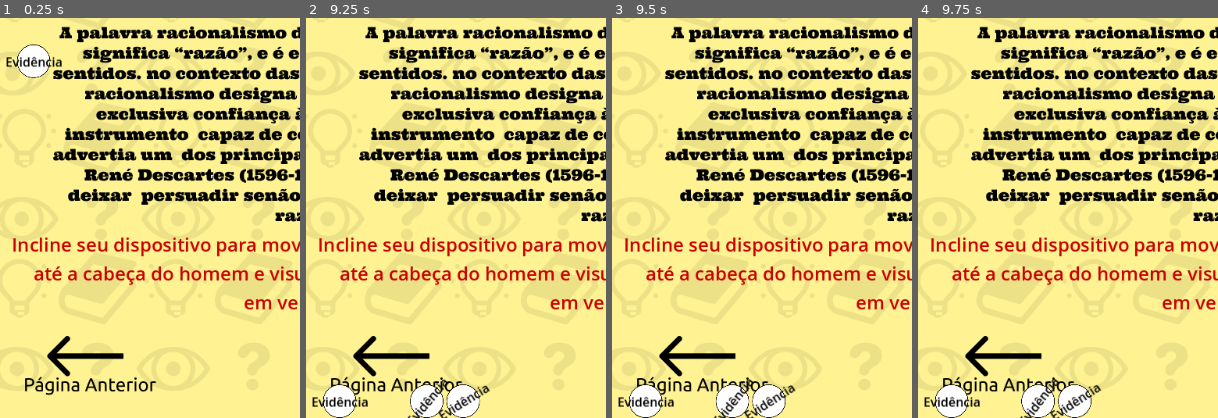
Above: before the commit, frames 1-4 (left to right).
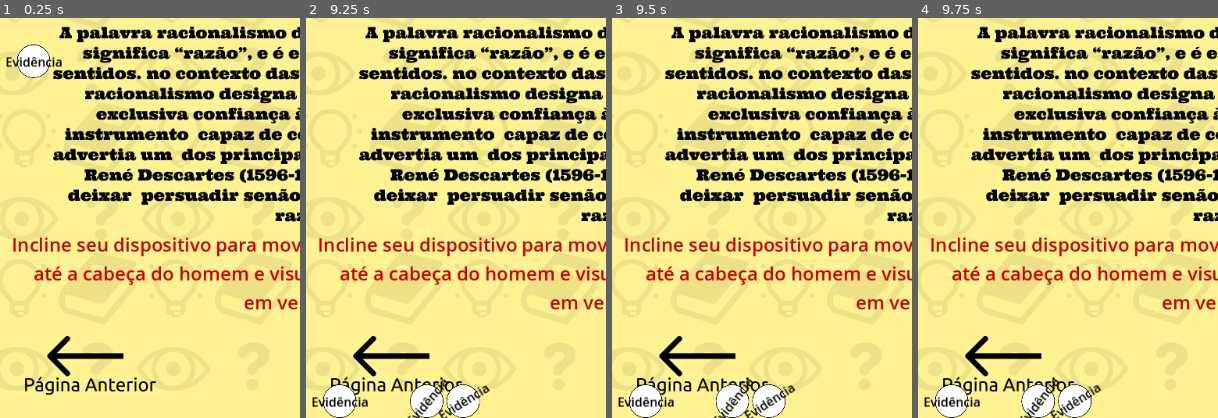
Above: after the commit, the same moments.

Repository: sandrovscarneiro/livro-interativo
Game: Godot game, scene res://cenas/pagina_2.tscn
Two runs of this game, one before a commit and one after it. Both use one fixed random seed, a clock stepped at 60 frames per second and the inputs below. This scene is started directly instead of the project's main scene. Sound files missing from this copy of the repository are replaced by a short silence.
Inputs (mouse positions are % of the whole screen's width and height, from its top left):
- Up to frame 1 (0.25 s): no input
- Up to frame 2 (9.25 s): move the mouse to (72, 45) at 0.52 s; click (72, 45) at 0.67 s; drag from (30, 55) to (50, 28) at 1.27 s; move the mouse to (60, 28) at 2.02 s; click (60, 28) at 2.17 s; drag from (45, 70) to (20, 35) at 2.77 s; move the mouse to (80, 65) at 3.52 s; click (80, 65) at 3.67 s; drag from (20, 35) to (50, 28) at 4.27 s; move the mouse to (55, 50) at 5.02 s; click (55, 50) at 5.17 s; drag from (35, 25) to (30, 55) at 5.77 s; move the mouse to (72, 45) at 6.52 s; click (72, 45) at 6.67 s; drag from (30, 55) to (50, 28) at 7.27 s; move the mouse to (60, 28) at 8.02 s; click (60, 28) at 8.17 s; drag from (45, 70) to (20, 35) at 8.77 s
- Up to frame 3 (9.5 s): no input
- Up to frame 4 (9.75 s): move the mouse to (80, 65) at 9.52 s; click (80, 65) at 9.67 s
The pictures show only the part of the screen within x 0-50%, y 50-100%; the shares and areas given below are measured in that part.

Frames 1-3 are identical in both runs. In frame 4, less than 0.1% of the frame differs, in the area x 34-60%, y 90-100%.

Commit message:
mecânica da repulsão

Diff:
--- a/cenas/pagina_5.tscn
+++ b/cenas/pagina_5.tscn
@@ -26,9 +26,12 @@
 
 [sub_resource type="Curve2D" id="Curve2D_r6j27"]
 _data = {
-"points": PackedVector2Array(0, 0, 0, 0, 764, 341, 0, 0, 0, 0, 733, 341, 0, 0, 0, 0, 642, 412, 0, 0, 0, 0, 425, 412)
+"points": PackedVector2Array(0, 0, 0, 0, 711, 194, 0, 0, 0, 0, 718, 348, 0, 0, 0, 0, 690, 350, 0, 0, 0, 0, 612, 418, 0, 0, 0, 0, 413, 417)
 }
-point_count = 4
+point_count = 5
+
+[sub_resource type="RectangleShape2D" id="RectangleShape2D_5ieun"]
+size = Vector2(600, 500)
 
 [node name="Pagina5" type="Node2D"]
 script = ExtResource("1_r6j27")
@@ -114,15 +117,18 @@
 curve = SubResource("Curve2D_r6j27")
 
 [node name="PathFollow2D" type="PathFollow2D" parent="Node2D/Path2D"]
-position = Vector2(764, 341)
-rotation = 3.1415927
+position = Vector2(711, 194)
+rotation = 1.5253731
 loop = false
 
 [node name="TouchScreenButton2" type="TouchScreenButton" parent="."]
-position = Vector2(713, 300.00003)
+position = Vector2(741, 331)
 scale = Vector2(0.1, 0.1)
-texture_normal = ExtResource("17_5ieun")
+shape = SubResource("RectangleShape2D_5ieun")
 script = ExtResource("18_3228g")
+
+[node name="Sprite2D" type="Sprite2D" parent="TouchScreenButton2"]
+texture = ExtResource("17_5ieun")
 
 [connection signal="pressed" from="btn_prox_pagina" to="btn_prox_pagina" method="_on_pressed"]
 [connection signal="pressed" from="btn_som" to="btn_som" method="_on_pressed"]
--- a/cenas/pagina_6.tscn
+++ b/cenas/pagina_6.tscn
@@ -1,6 +1,8 @@
-[gd_scene load_steps=10 format=3 uid="uid://bnc1xwt5t6860"]
+[gd_scene load_steps=22 format=3 uid="uid://bnc1xwt5t6860"]
 
 [ext_resource type="Texture2D" uid="uid://uaitmj2vcitf" path="res://assets/imagens/bg_pagina_6.png" id="1_a8pve"]
+[ext_resource type="Script" uid="uid://ed24kxgt2ulf" path="res://scripts/pagina_6.gd" id="1_l37vn"]
+[ext_resource type="Texture2D" uid="uid://cnx2wnobmxl46" path="res://assets/imagens/circulo.png" id="2_0x6j4"]
 [ext_resource type="Texture2D" uid="uid://bxgep0gwfw4r0" path="res://assets/imagens/btn_prox_pagina.png" id="2_id76e"]
 [ext_resource type="Texture2D" uid="uid://cgb200g3bj7dc" path="res://assets/imagens/btn_som_desligar.png" id="3_3dhu3"]
 [ext_resource type="Script" uid="uid://djngjiov5euex" path="res://scripts/btn_prox_pagina.gd" id="3_v2qhv"]
@@ -10,11 +12,56 @@
 [ext_resource type="Script" uid="uid://d2187rgv385j5" path="res://scripts/audio_stream_player.gd" id="7_0x6j4"]
 [ext_resource type="Script" uid="uid://s1xo5kem3d4k" path="res://scripts/btn_pag_anterior.gd" id="7_iwgyl"]
 
+[sub_resource type="CircleShape2D" id="CircleShape2D_l37vn"]
+radius = 4.3566074
+
+[sub_resource type="CircleShape2D" id="CircleShape2D_an6qp"]
+radius = 100.0
+
+[sub_resource type="RectangleShape2D" id="RectangleShape2D_an6qp"]
+size = Vector2(273, 1050)
+
+[sub_resource type="RectangleShape2D" id="RectangleShape2D_ld63q"]
+size = Vector2(1306, 213.5)
+
+[sub_resource type="RectangleShape2D" id="RectangleShape2D_sap2c"]
+size = Vector2(248, 1038)
+
+[sub_resource type="RectangleShape2D" id="RectangleShape2D_4f0m8"]
+size = Vector2(1285, 194)
+
+[sub_resource type="RectangleShape2D" id="RectangleShape2D_l37vn"]
+size = Vector2(149.5, 1441)
+
+[sub_resource type="RectangleShape2D" id="RectangleShape2D_j61rb"]
+size = Vector2(1412, 111)
+
+[sub_resource type="RectangleShape2D" id="RectangleShape2D_evtkx"]
+size = Vector2(217, 1540)
+
+[sub_resource type="RectangleShape2D" id="RectangleShape2D_qabqm"]
+size = Vector2(1646, 183)
+
 [node name="Pagina6" type="Node2D"]
+script = ExtResource("1_l37vn")
 
 [node name="background" type="Sprite2D" parent="."]
 position = Vector2(384, 512)
 texture = ExtResource("1_a8pve")
+
+[node name="RigidBody2D" type="RigidBody2D" parent="."]
+position = Vector2(200, 200)
+continuous_cd = 2
+
+[node name="CollisionShape2D" type="CollisionShape2D" parent="RigidBody2D"]
+position = Vector2(0.9999995, 1.9999999)
+scale = Vector2(10, 10)
+shape = SubResource("CircleShape2D_l37vn")
+
+[node name="Sprite2D" type="Sprite2D" parent="RigidBody2D"]
+position = Vector2(0.9999995, 1.9999999)
+scale = Vector2(0.4, 0.4)
+texture = ExtResource("2_0x6j4")
 
 [node name="btn_prox_pagina" type="TouchScreenButton" parent="."]
 position = Vector2(580, 919)
@@ -47,9 +94,79 @@
 script = ExtResource("7_iwgyl")
 path_pag_anterior = "res://cenas/pagina_5.tscn"
 
+[node name="Area2D" type="Area2D" parent="."]
+position = Vector2(395, 322)
+gravity_space_override = 3
+gravity_point = true
+gravity_point_center = Vector2(0, -1)
+gravity_direction = Vector2(0, -1)
+
+[node name="CollisionShape2D" type="CollisionShape2D" parent="Area2D"]
+position = Vector2(-3, -3)
+shape = SubResource("CircleShape2D_an6qp")
+debug_color = Color(0.5882353, 0, 0.25882354, 1)
+
+[node name="Area2D2" type="Area2D" parent="."]
+gravity_space_override = 3
+gravity_point_center = Vector2(1, 0)
+gravity_direction = Vector2(1, 0)
+
+[node name="CollisionShape2D" type="CollisionShape2D" parent="Area2D2"]
+position = Vector2(-139.5, 509)
+shape = SubResource("RectangleShape2D_an6qp")
+
+[node name="Area2D3" type="Area2D" parent="."]
+gravity_space_override = 3
+
+[node name="CollisionShape2D" type="CollisionShape2D" parent="Area2D3"]
+position = Vector2(372, -111.25)
+shape = SubResource("RectangleShape2D_ld63q")
+
+[node name="Area2D4" type="Area2D" parent="."]
+gravity_space_override = 1
+gravity_point_center = Vector2(-1, 0)
+gravity_direction = Vector2(-1, 0)
+
+[node name="CollisionShape2D" type="CollisionShape2D" parent="Area2D4"]
+position = Vector2(890, 509)
+shape = SubResource("RectangleShape2D_sap2c")
+
+[node name="Area2D5" type="Area2D" parent="."]
+gravity_space_override = 3
+gravity_point_center = Vector2(0, -1)
+gravity_direction = Vector2(0, -1)
+
+[node name="CollisionShape2D" type="CollisionShape2D" parent="Area2D5"]
+position = Vector2(377.5, 1125)
+shape = SubResource("RectangleShape2D_4f0m8")
+
+[node name="StaticBody2D" type="StaticBody2D" parent="."]
+
+[node name="CollisionShape2D" type="CollisionShape2D" parent="StaticBody2D"]
+position = Vector2(-340.25, 502.5)
+shape = SubResource("RectangleShape2D_l37vn")
+
+[node name="CollisionShape2D2" type="CollisionShape2D" parent="StaticBody2D"]
+position = Vector2(308, 1277.5)
+shape = SubResource("RectangleShape2D_j61rb")
+
+[node name="CollisionShape2D3" type="CollisionShape2D" parent="StaticBody2D"]
+position = Vector2(1122.5, 563)
+shape = SubResource("RectangleShape2D_evtkx")
+
+[node name="CollisionShape2D4" type="CollisionShape2D" parent="StaticBody2D"]
+position = Vector2(413, -304)
+shape = SubResource("RectangleShape2D_qabqm")
+
 [connection signal="pressed" from="btn_prox_pagina" to="btn_prox_pagina" method="_on_pressed"]
 [connection signal="pressed" from="btn_som" to="btn_som" method="_on_pressed"]
 [connection signal="pressed" from="btn_som" to="AudioStreamPlayer" method="_on_btn_som_pressed"]
 [connection signal="finished" from="AudioStreamPlayer" to="btn_som" method="_on_audio_stream_player_finished"]
 [connection signal="ready" from="AudioStreamPlayer" to="AudioStreamPlayer" method="_on_ready"]
 [connection signal="pressed" from="btn_pag_anterior" to="btn_pag_anterior" method="_on_pressed"]
+[connection signal="body_entered" from="Area2D" to="Area2D" method="_on_body_entered"]
+[connection signal="body_exited" from="Area2D" to="Area2D" method="_on_body_exited"]
+[connection signal="body_entered" from="Area2D2" to="Area2D2" method="_on_body_entered"]
+[connection signal="body_entered" from="Area2D3" to="Area2D3" method="_on_body_entered"]
+[connection signal="body_entered" from="Area2D4" to="Area2D4" method="_on_body_entered"]
+[connection signal="body_entered" from="Area2D5" to="Area2D5" method="_on_body_entered"]
--- a/project.godot
+++ b/project.godot
@@ -23,6 +23,7 @@
 
 window/size/viewport_width=768
 window/size/viewport_height=1024
+window/size/mode=3
 window/stretch/mode="viewport"
 window/handheld/orientation=1
 
--- /dev/null
+++ b/scripts/area_2d.gd
@@ -0,0 +1 @@
+extends Area2D
--- a/scripts/node_2d.gd
+++ b/scripts/node_2d.gd
@@ -9,7 +9,7 @@
 func _process(delta: float) -> void:
 	randomize()
 	if !$Path2D/PathFollow2D.get_child_count() == 0:
-		$Path2D/PathFollow2D.progress += 90*delta
+		$Path2D/PathFollow2D.progress += 100*delta
 	if $Path2D/PathFollow2D.progress >= $Path2D.curve.get_baked_length():
 		for child in $Path2D/PathFollow2D.get_children():
 			if child is Sprite2D:
--- /dev/null
+++ b/scripts/pagina_6.gd
@@ -0,0 +1,19 @@
+extends Node2D
+
+
+var touches_dict = {}
+func _input(event):
+	if event is InputEventScreenTouch:
+		if event.pressed:
+			var new_area = $Area2D.duplicate()
+			new_area.position = event.position
+			add_child(new_area)
+			touches_dict[event.index] = new_area
+
+		else:
+			if touches_dict.has(event.index):
+				touches_dict[event.index].queue_free()
+				touches_dict.erase(event.index)
+	elif event is InputEventScreenDrag:
+		if touches_dict.has(event.index):
+			touches_dict[event.index].position = event.position
--- a/scripts/rigid_body_2d.gd
+++ b/scripts/rigid_body_2d.gd
@@ -1,13 +1 @@
 extends RigidBody2D
-
-@onready var label = $Label
-
-func _physics_process(_delta: float) -> void:
-	var acc_values = Input.get_accelerometer();
-	var tilt = Vector2(acc_values.x*50, -acc_values.y*200)
-	apply_central_force(tilt)
-
-func _on_area_2d_body_entered(body) -> void:
-	if body == self:
-		body.label.text = "Verdade"
-		body.set_physics_process(false)
--- a/scripts/touch_screen_button_2.gd
+++ b/scripts/touch_screen_button_2.gd
@@ -1,18 +1,20 @@
 extends TouchScreenButton
 
 
-@onready var array_icons = [preload("res://assets/imagens/baixados.png"), preload("res://icon.svg")]; var rand;
+@onready var array_icons = [preload("res://assets/imagens/maca.png"), preload("res://icon.svg")]; var rand;
 
 
 
 
 func _on_pressed() -> void:
+	$Sprite2D.flip_h = !$Sprite2D.flip_h
 	if get_parent().get_node("Node2D/Path2D/PathFollow2D").get_child_count() == 0:
 		randomize()
 		rand = randi_range(0,1)
 		var new_sprite = Sprite2D.new()
 		new_sprite.texture = array_icons[rand]
-		new_sprite.apply_scale(Vector2(0.5,0.5))
+		new_sprite.apply_scale(Vector2(0.1,0.1))
+		new_sprite.z_index = 0
 		get_parent().get_node("Node2D/Path2D/PathFollow2D").add_child(new_sprite)
 
 func get_rand():
Binary file changed: assets/imagens/lever.png
Binary file added: assets/imagens/maca.png
Not shown, added: assets/imagens/maca.png.import
Not shown: 1 places in cenas/pagina_5.tscn that only renumber resources
Not shown, added: scripts/area_2d.gd.uid
Not shown, added: scripts/pagina_6.gd.uid
